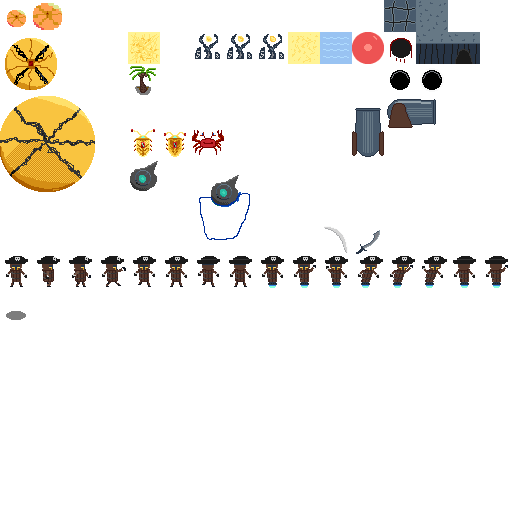
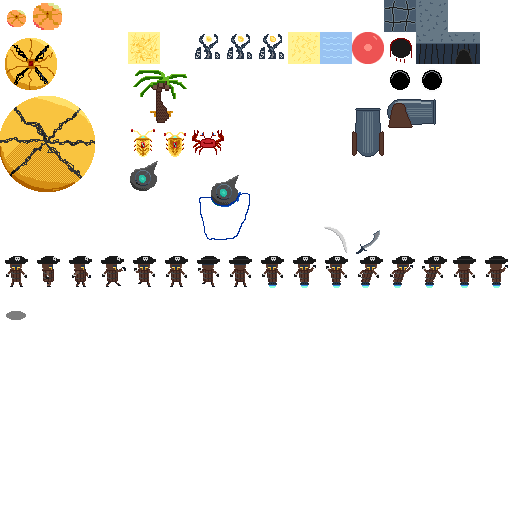
Revision of a layered 512px x 512px image; what changed, layer by layer:
painted on "Layer" over [135,86,151,95]
painted on "WaveStrong.png" over [129,66,206,285]
